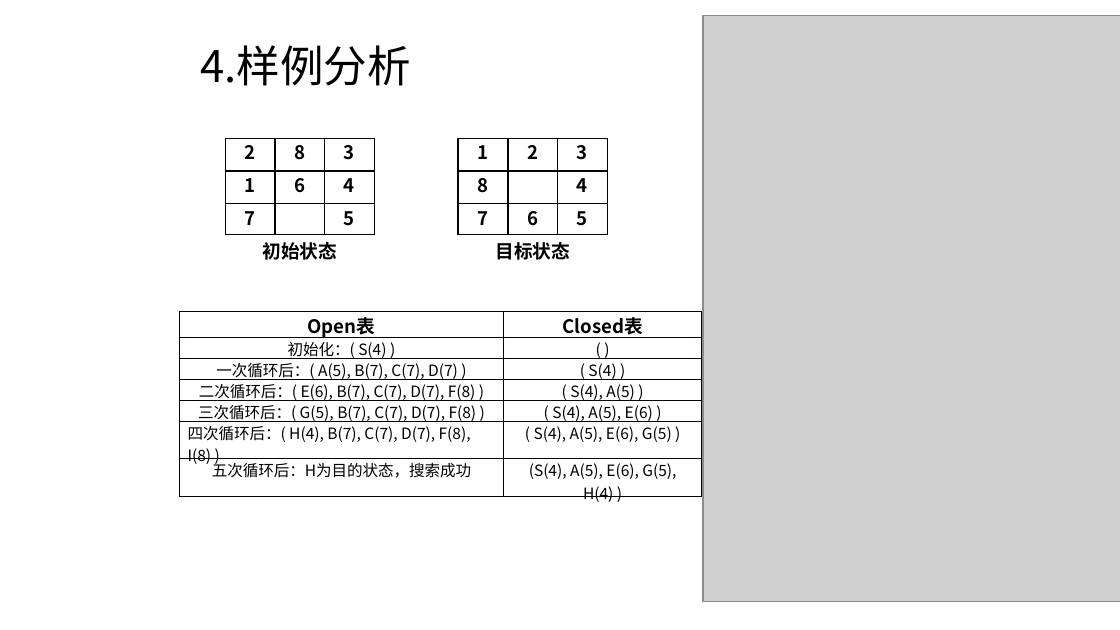
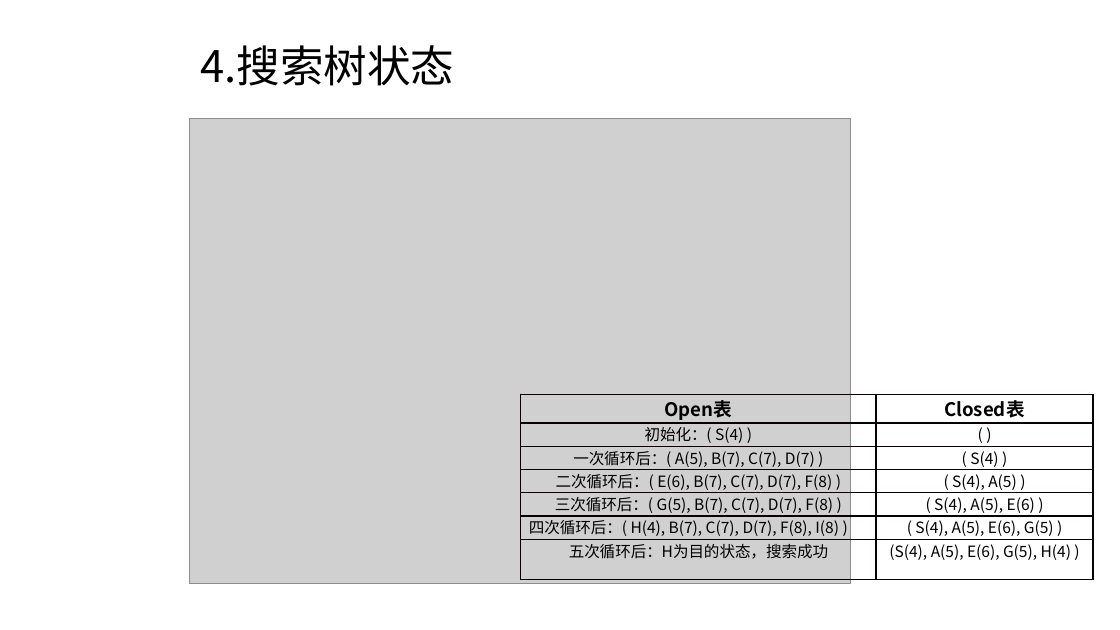
Before and after one commit to Anchovy0901/introduction-to-AI, a slide deck: slide 7 of 小组作业/doc/人工智能_G3_Astar算法讲解.pptx. Drawn at 1120x630 pixels with LibreOffice and Linux fonts; fonts in the diff are those of the drawing; grey boxes stand for pictures; background and template pictures are left out. Boxes give left, top, right and bottom in pixels: in the first picture for what was removed or moved away, otherwise in the second. Text is boxed around its words. In the diff, an @@ line names an element or a change of style, - is before the commit and + after.

```diff
--- a/小组作业/doc/人工智能_G3_Astar算法讲解.pptx
+++ b/小组作业/doc/人工智能_G3_Astar算法讲解.pptx
@@ picture removed at (x1=703, y1=16, x2=1120, y2=603) @@
@@ title at (x1=201, y1=45, x2=455, y2=86): text changed @@
-4.样例分析
+4.搜索树状态
@@ picture added at (x1=189, y1=119, x2=850, y2=585) @@
@@ table removed at (x1=225, y1=138, x2=373, y2=234), 3 rows, 3 columns @@
-2 | 8 | 3
-1 | 6 | 4
-7 |  | 5
@@ table removed at (x1=458, y1=138, x2=606, y2=234), 3 rows, 3 columns @@
-1 | 2 | 3
-8 |  | 4
-7 | 6 | 5
@@ text removed at (x1=262, y1=242, x2=337, y2=260) @@
-初始状态
@@ text removed at (x1=495, y1=242, x2=570, y2=260) @@
-目标状态
@@ table resized from (x1=179, y1=311, x2=702, y2=506) to (x1=521, y1=394, x2=1094, y2=580) @@
```
Also in this commit, not shown: 4 other slides changed, 1 slide added, 1 slide removed, 1 other file.
